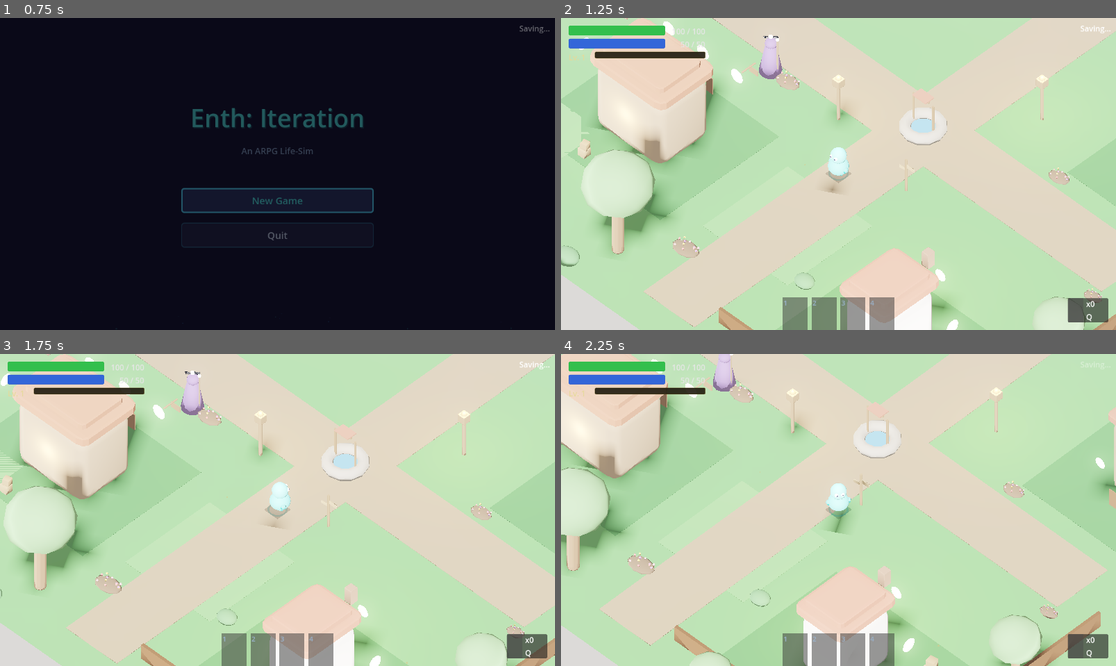
Above: before the commit, frames 1-4 (two rows, left to right).
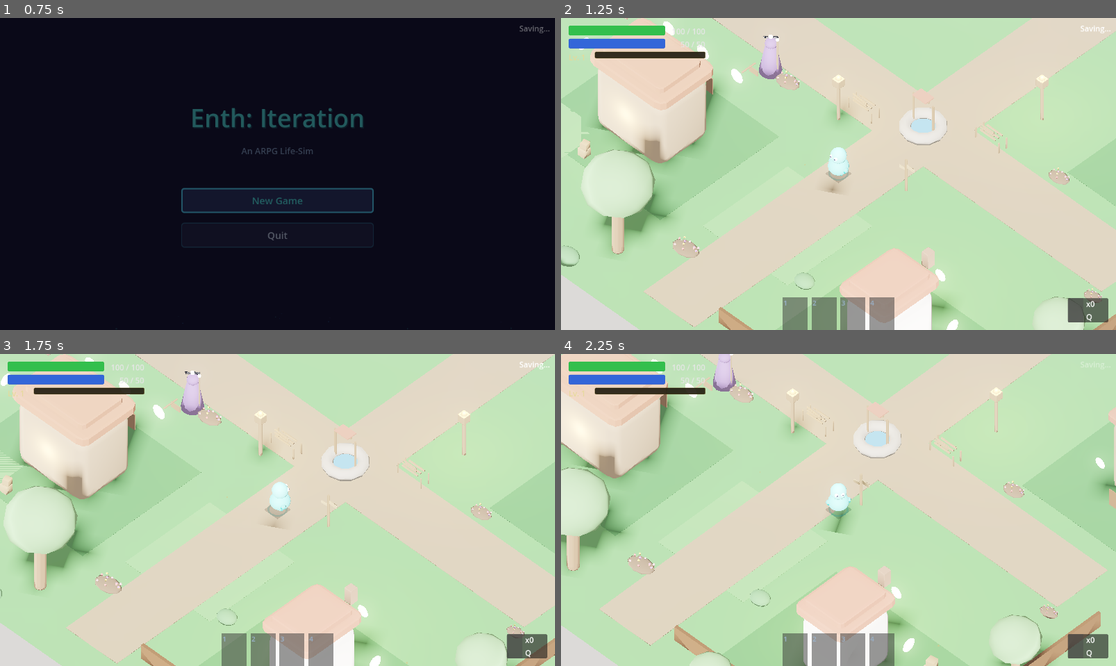
Above: after the commit, the same moments.

Repository: hwashburn1011/enth-iteration
Game: Godot game, scene res://scenes/main/MainMenu.tscn
Same seed, same stepped clock (60 frames per second), same inputs: the game is played once before the commit and once after it.
Inputs (mouse positions are in pixels of both pictures, inside the frame that each line leads up to):
- Up to frame 1 (0.75 s): click "New Game" at 0.5 s
- Up to frame 2 (1.25 s): no input
- Up to frame 3 (1.75 s): tap Enter at 1.25 s; move the mouse to (399, 494) at 1.27 s; hold D (move_right) from 1.28 s (still down); tap 1 (ability_1) at 1.35 s; click (399, 494) at 1.42 s
- Up to frame 4 (2.25 s): move the mouse to (727, 525) at 2.02 s; release D (move_right) at 2.03 s; hold S (move_back) from 2.03 s (still down); tap 2 (ability_2) at 2.1 s

Frame 1 is identical in both runs. In frame 2, 0.1% of the frame differs, in the area x 51-81%, y 24-44%; in frame 3, 0.1%; in frame 4, 0.1%, in the area x 43-73%, y 17-37%.

Commit message:
visual: wooden bench model + placed near town well
New Blender model: bench.glb — 3-plank seat with 4 legs and 2-board
backrest. Classic chunky Emberville-style park bench.

Placed 2 benches near the stone well in town center for a cozy
village gathering area feel.

Total Blender models: 34

Co-Authored-By: Claude Opus 4.6 (1M context) <noreply@anthropic.com>

Diff:
--- a/scenes/town/town.gd
+++ b/scenes/town/town.gd
@@ -270,6 +270,9 @@
 	_add_prop(geom, "res://assets/models/props/crate_stack.glb", Vector3(11, 0, 8), Vector3(1, 1, 1))
 	_add_prop(geom, "res://assets/models/props/crate_stack.glb", Vector3(-9, 0, 11), Vector3(0.8, 0.8, 0.8))
 	_add_prop(geom, "res://assets/models/props/signpost.glb", Vector3(2, 0, 3), Vector3(1.2, 1.2, 1.2))
+	# Benches near the well
+	_add_prop(geom, "res://assets/models/props/bench.glb", Vector3(-2.5, 0, 1), Vector3(1.5, 1.5, 1.5))
+	_add_prop(geom, "res://assets/models/props/bench.glb", Vector3(2.5, 0, -1.5), Vector3(1.5, 1.5, 1.5))
 	_add_prop(geom, "res://assets/models/props/stone_well.glb", Vector3(0, 0, 0), Vector3(1.3, 1.3, 1.3))
 
 
Binary file added: assets/models/props/bench.glb
